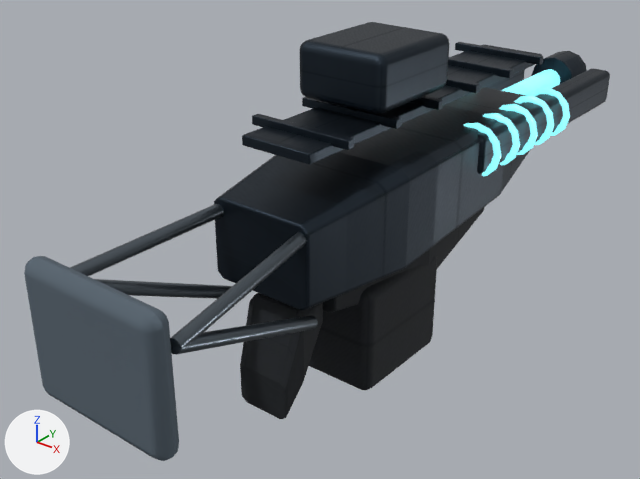
Two versions of the glTF model public/assets/original/models/weapons/pass65-firearms/railgun/railgun-world-lod1.glb, one commit apart.
The view is the same before and after, from a 50 mm lens placed at (1.216, -1.965, 0.706), pointed at (-0.128, -0.285, -0.335). Lighting does not change. The marker at lower left points along +X, +Y and +Z. The first picture is the older version. Where no turn or scale is listed for an object, it has been applied to the vertices. Vertices at exactly the same position are counted once.

Before the edit, the objects in view are built like this:
```python
me_cube_408 = bpy.data.meshes.new('Cube.408')
me_cube_408.from_pydata(...)  # 1056 vertices, 2092 faces; spans x -0.14..0.14, y -0.165..0.165, z -0.15..0.15
me_cube_408.materials.append(mat_mat_pass65_railgun_polymer_pbr)
me_cube_412 = bpy.data.meshes.new('Cube.412')
me_cube_412.from_pydata(...)  # 1888 vertices, 3716 faces; spans x -0.19..0.19, y -0.79..0.79, z -0.32..0.32
me_cube_412.materials.append(mat_mat_pass65_railgun_primary_pbr)
me_cylinder_594 = bpy.data.meshes.new('Cylinder.594')
me_cylinder_594.from_pydata(...)  # 384 vertices, 752 faces; spans x -0.158..0.233, y -0.274..0.234, z -0.221..0.049
me_cylinder_594.materials.append(mat_mat_pass65_railgun_gunmetal)  # grey #626b74
ob_railgun_world_lod1_runtime_magazine_mat_pass65_railgun_polymer_pbr = bpy.data.objects.new('railgun_WORLD_LOD1_Runtime_magazine_MAT_Pass65_railgun_Polymer_PBR', me_cube_408)
ob_railgun_world_lod1_runtime_magazine_mat_pass65_railgun_polymer_pbr.location = (0.0, -0.263, -0.5)
ob_railgun_world_lod1_runtime_static_mat_pass65_railgun_gunmetal = bpy.data.objects.new('railgun_WORLD_LOD1_Runtime_static_MAT_Pass65_railgun_Gunmetal', me_cylinder_594)
ob_railgun_world_lod1_runtime_static_mat_pass65_railgun_gunmetal.location = (-0.037, -0.815, -0.143)
ob_railgun_world_lod1_runtime_static_mat_pass65_railgun_primary_pbr = bpy.data.objects.new('railgun_WORLD_LOD1_Runtime_static_MAT_Pass65_railgun_Primary_PBR', me_cube_412)
ob_railgun_world_lod1_runtime_static_mat_pass65_railgun_primary_pbr.location = (0.0, 0.127, -0.095)
# also in view: 'railgun_WORLD_LOD1_Runtime_action_MAT_Pass65_railgun_Emissive' at (0.0, 0.387, -0.11); 'railgun_WORLD_LOD1_Runtime_static_MAT_Pass65_railgun_Polymer_PBR' at (0.0, -0.23, -0.444); 'railgun_WORLD_LOD1_Runtime_static_MAT_Pass65_railgun_Rubber' at (0.0, -1.113, -0.23)
```
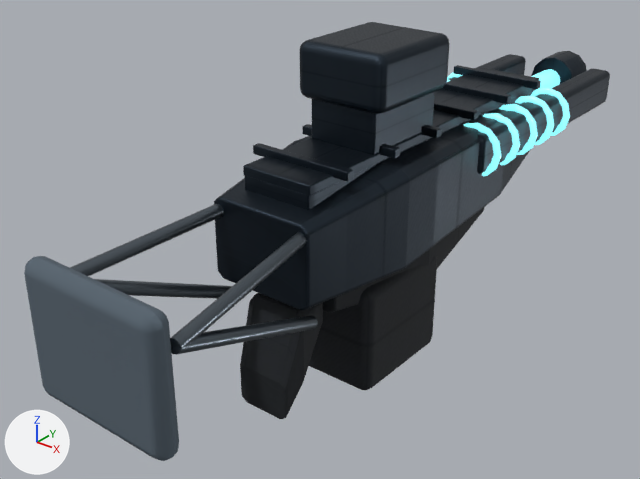
Diff of the bpy script that builds the scene:
```diff
--- a/public/assets/original/models/weapons/pass65-firearms/railgun/railgun-world-lod1.glb.py
+++ b/public/assets/original/models/weapons/pass65-firearms/railgun/railgun-world-lod1.glb.py
@@ me_cube_412 @@
 # used by ob_railgun_world_lod1_runtime_static_mat_pass65_railgun_primary_pbr; location = (0.0, 0.127, -0.095)
-me_cube_412.from_pydata(...)  # 1888 vertices, 3716 faces; spans x -0.19..0.19, y -0.79..0.79, z -0.32..0.32
+me_cube_412.from_pydata(...)  # 2076 vertices, 4092 faces; spans x -0.19..0.19, y -0.79..0.79, z -0.32..0.32
+# me_cube_412 part 1: the loose piece of 96 vertices spanning x -0.14..0.14, y 0.26..0.28, z 0.14..0.16 is copied, and the copy is moved by (0.0, 0.0, -0.07); it spans x -0.14..0.14, y 0.26..0.28, z 0.07..0.09
+# me_cube_412 part 2: a new loose piece of 96 vertices spanning x -0.09..0.09, y -0.49..-0.23, z 0.07..0.18, in mat_mat_pass65_railgun_primary_pbr
+# me_cube_412 part 3: 263 vertices moved from x -0.14..0.14, y -0.73..0.36, z 0.12..0.16 to x -0.14..0.14, y -0.73..0.36, z 0.01..0.09; 409 vertices removed from x -0.14..0.14, y -0.73..0.36, z 0.12..0.16; 405 vertices added at x -0.14..0.14, y -0.73..0.36, z 0.01..0.09
 me_cube_412.materials.append(mat_mat_pass65_railgun_primary_pbr)
```

Location of each change, [x1, y1, x2, y2] in pixels of the pictures (640 x 479 px; the box of a moved part takes in the faces that stretch with it):
part 1 of me_cube_412, added (blue)
    after: [453, 65, 541, 89]
part 2 of me_cube_412, added
    after: [312, 92, 435, 155]
part 3 of me_cube_412, moved or reshaped
    before: [242, 42, 543, 165]
    after: [243, 68, 539, 210]
